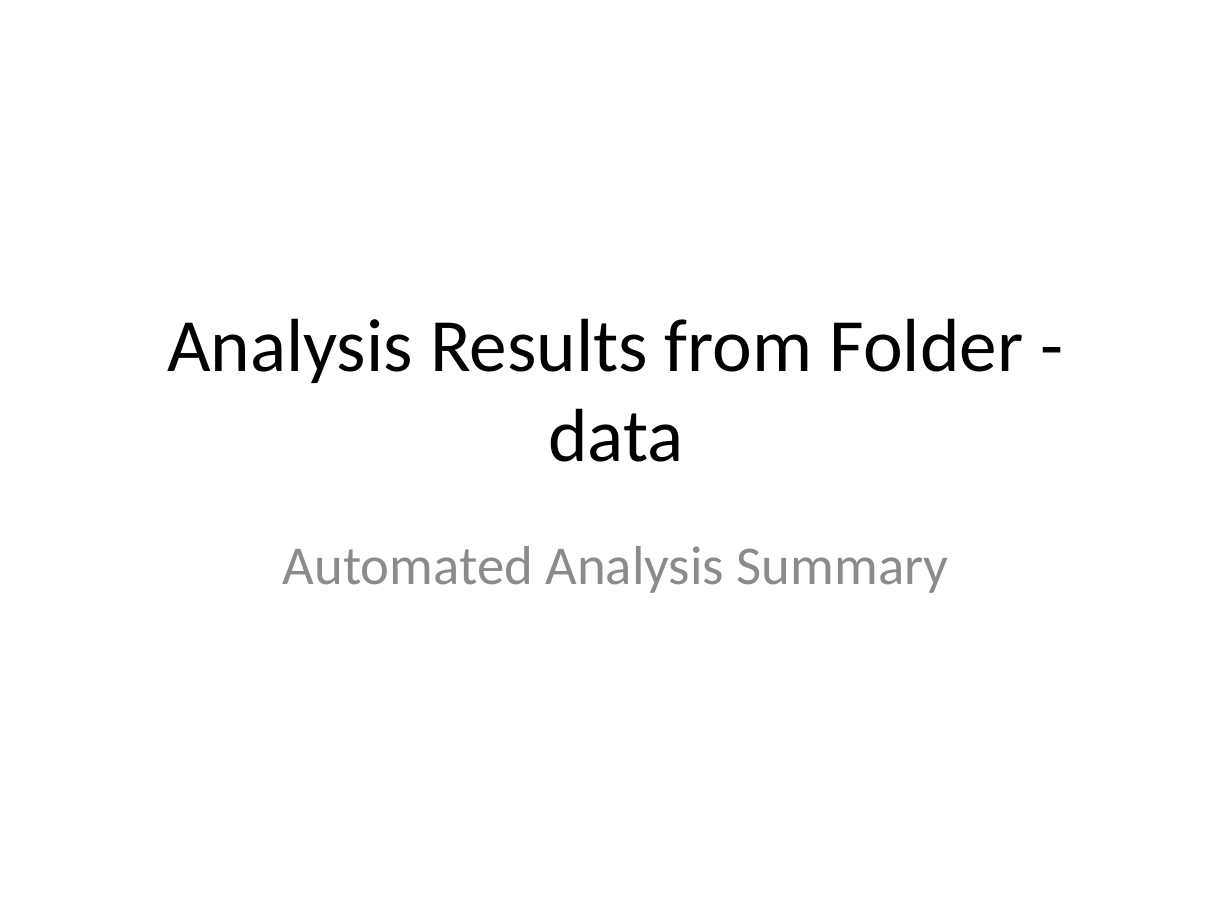
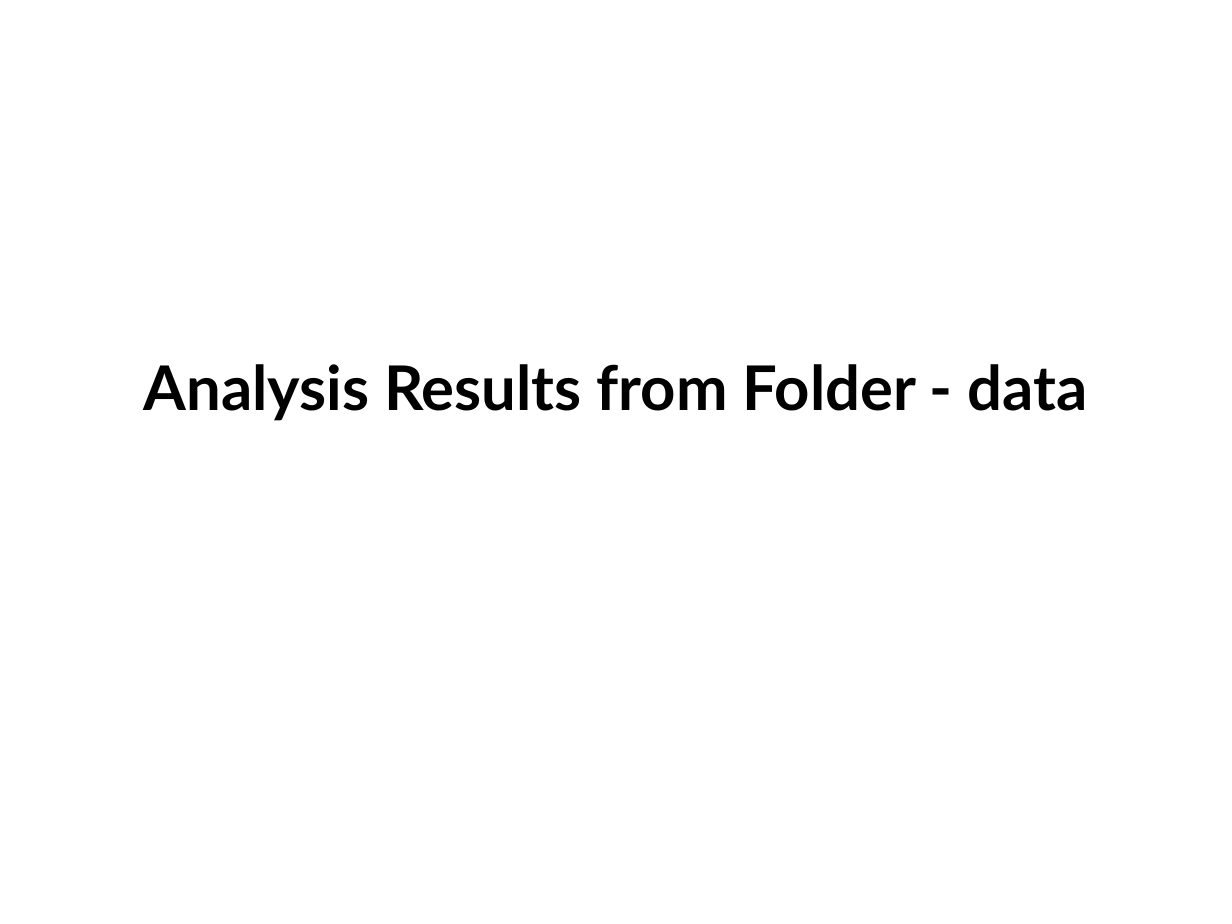
Before and after one commit to annmonrajijames/Automationdashboard, a slide deck: slide 1 of lectrix_internship/work/Automationdashboard/data/analysis_data.pptx. Drawn at 1232x924 pixels with LibreOffice and Linux fonts; fonts in the diff are those of the drawing. Boxes give left, top, right and bottom in pixels: in the first picture for what was removed or moved away, otherwise in the second. Text is boxed around its words. In the diff, an @@ line names an element or a change of style, - is before the commit and + after.

```diff
--- a/lectrix_internship/work/Automationdashboard/data/analysis_data.pptx
+++ b/lectrix_internship/work/Automationdashboard/data/analysis_data.pptx
@@ title "Analysis Results from Folder - ..." at (144,364,1088,421): size 44 to 36 pt, font Calibri to Lato, bold on @@
@@ subtitle removed at (283,546,949,593) @@
-Automated Analysis Summary
```
Also in this commit, not shown: 2 slides added, 10 slides removed, 1 other file.
